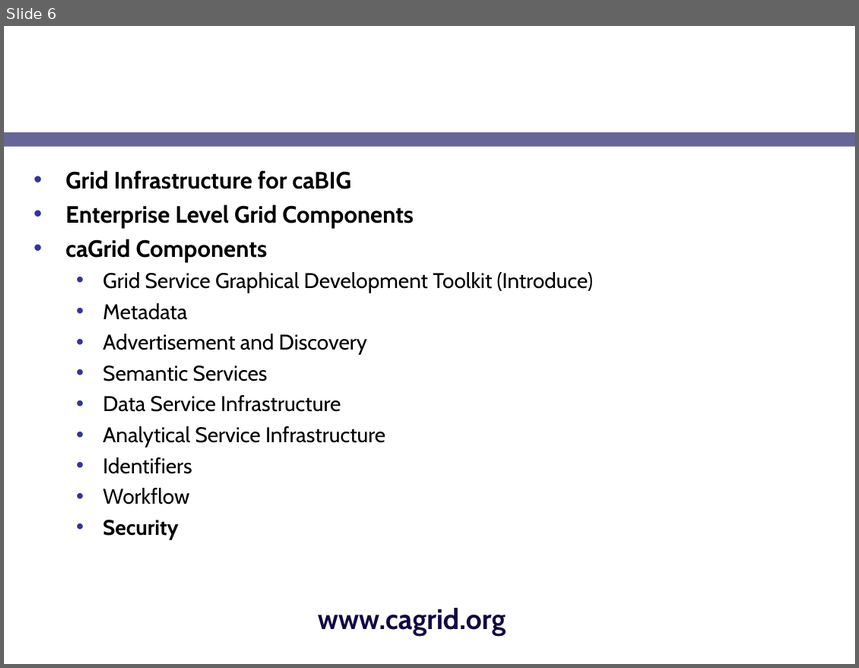
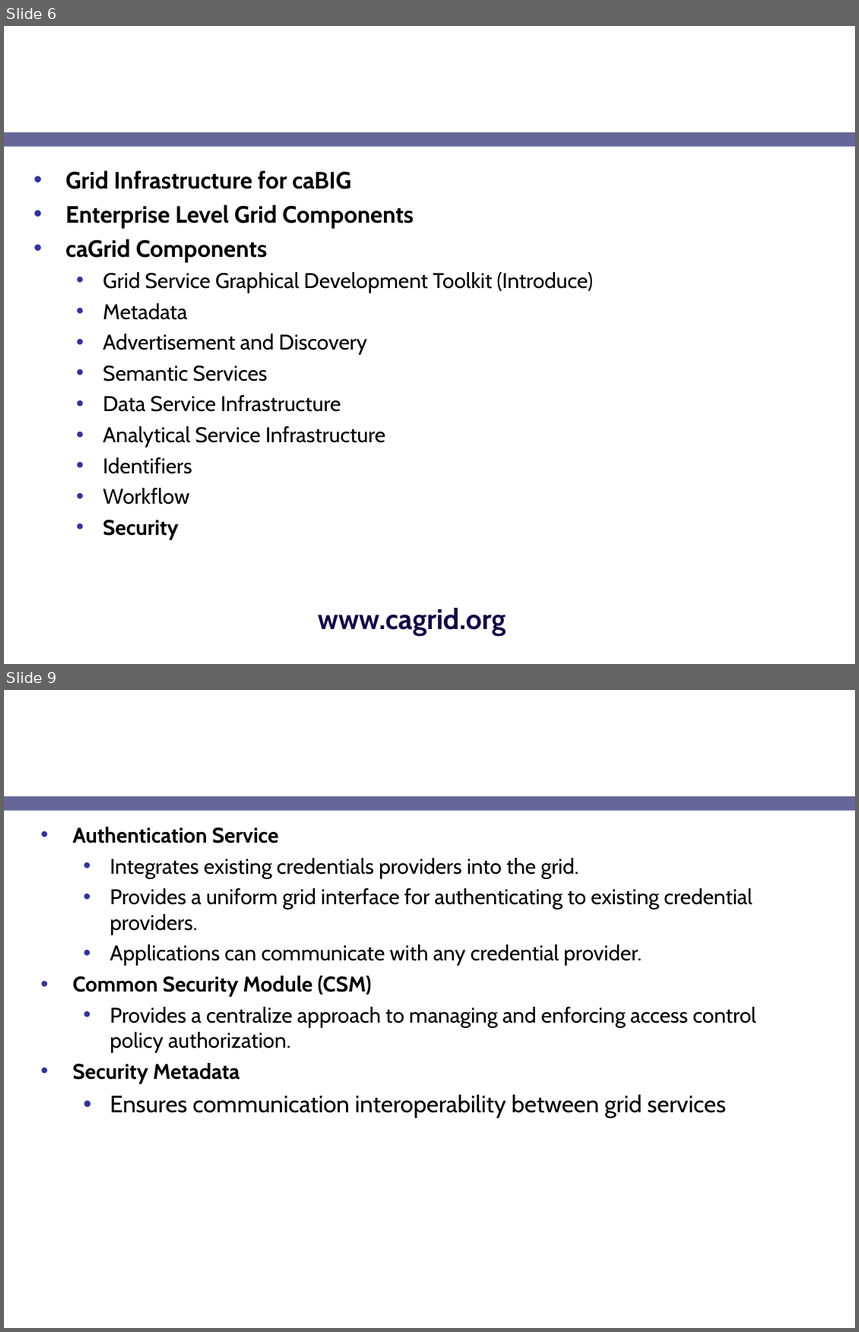
Before and after one commit to NCIP/cagrid-portal, a slide deck: cagrid-1-0/Documentation/presentations/security/gaards-ogf-19.ppt. Shown one above the other, each under a label of ours: slide 6 before the commit, slides 6 and 9 after it; the slides between them are not shown. The pictures are 859x668 and 859x1332 pixels, drawn with LibreOffice and Linux fonts; fonts in the diff are those of the drawing; background and template pictures are left out. Boxes give left, top, right and bottom in pixels: in the first picture for what was removed or moved away, otherwise in the second. Text is boxed around its words. In the diff, an @@ line names an element or a change of style, - is before the commit and + after.

```diff
--- a/cagrid-1-0/Documentation/presentations/security/gaards-ogf-19.ppt
+++ b/cagrid-1-0/Documentation/presentations/security/gaards-ogf-19.ppt
@@ slide 9 added at (4, 690, 855, 1328), background picture (left out); not listed: 1 template element that a slide beside it also shows @@
@@ title added at (32, 690, 671, 790), 24 pt, text #FFFFFF, bold @@
+GAARDS Components
@@ text added at (72, 827, 756, 1119), 18 pt, text #000000 @@
+• Authentication Service
+  • Integrates existing credentials providers into the grid.
+  • Provides a uniform grid interface for authenticating to existing credential providers.
+  • Applications can communicate with any credential provider.
+• Common Security Module (CSM)
+  • Provides a centralize approach to managing and enforcing access control policy authorization.
+• Security Metadata
+  • Ensures communication interoperability between grid services
```
Also in this commit, not shown: 9 other slides added.
